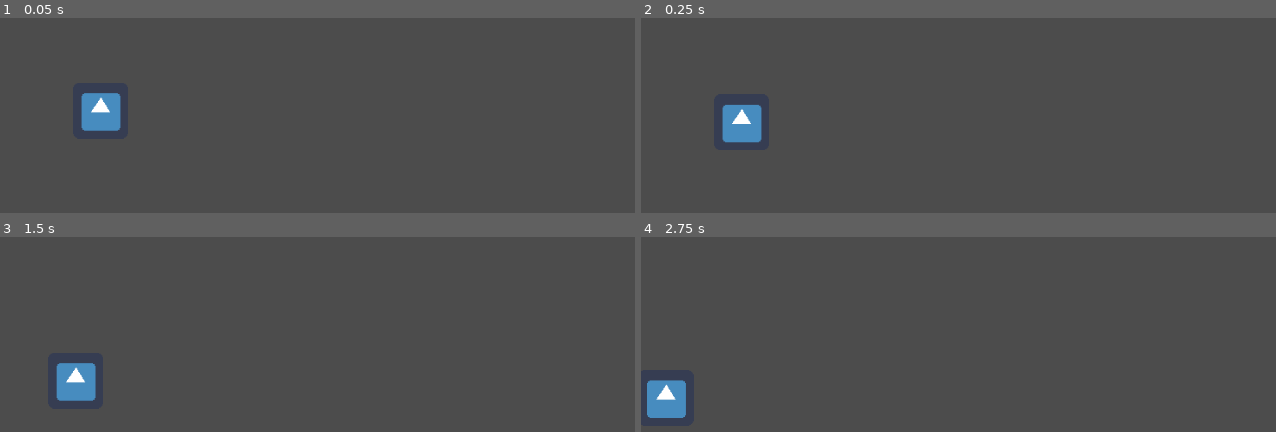
Above: before the commit, frames 1-4 (two rows, left to right).
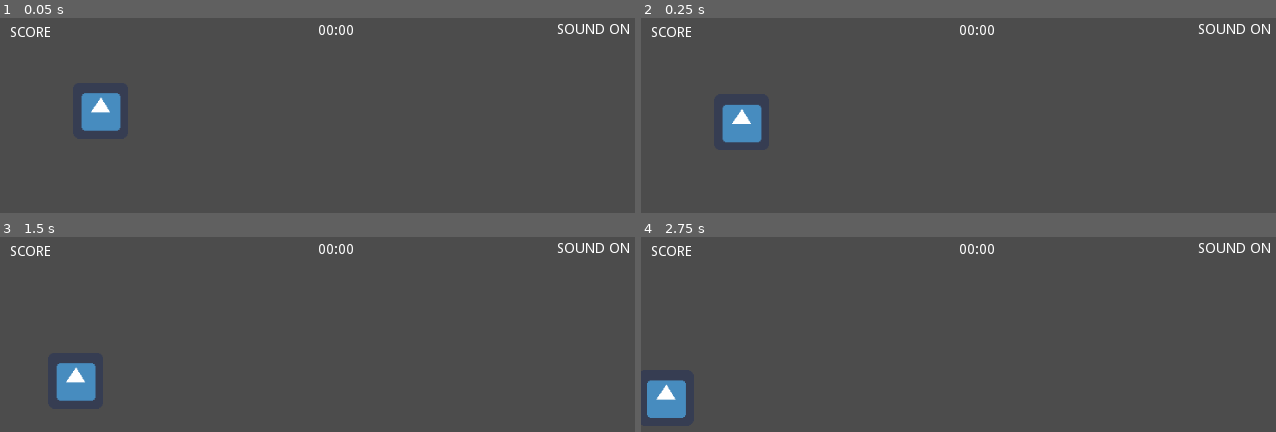
Above: after the commit, the same moments.

Repository: kerodekroma/pickaball-godot
Game: Godot game, scene res://scenes/Main.tscn
The game is run twice, just before and just after one commit, with the same random seed, the same clock (stepped at 60 frames per second) and the same inputs. Before the commit the project starts from res://Player.tscn. The engine's default icon, where the game draws it, is replaced by a stand-in: a white triangle on a blue panel in a dark square.
Inputs (mouse positions are in pixels of both pictures, inside the frame that each line leads up to):
- Up to frame 1 (0.05 s): no input
- Up to frame 2 (0.25 s): no input
- Up to frame 3 (1.5 s): move the mouse to (463, 363) at 0.52 s; hold D (move_right) 0.53-1.25 s; click (463, 363) at 0.67 s; drag from (190, 393) to (101, 326) at 1.27 s
- Up to frame 4 (2.75 s): move the mouse to (1022, 315) at 2.02 s; hold D (move_right) from 2.03 s (still down)

The runs differ from the first frame. In frame 1, 0.6% of the frame differs, in the area x 1-100%, y 3-10%; in frame 2, 0.6%; in frame 3, 0.6%; in frame 4, 0.6%.

Commit message:
feat: adding hud scene

Diff:
--- a/project.godot
+++ b/project.godot
@@ -11,7 +11,7 @@
 [application]
 
 config/name="Pickaball-godot"
-run/main_scene="res://Player.tscn"
+run/main_scene="res://scenes/Main.tscn"
 config/icon="res://icon.png"
 
 [debug]
--- /dev/null
+++ b/scenes/Main.tscn
@@ -0,0 +1,10 @@
+[gd_scene load_steps=3 format=2]
+
+[ext_resource path="res://scenes/Player.tscn" type="PackedScene" id=1]
+[ext_resource path="res://scenes/hud.tscn" type="PackedScene" id=2]
+
+[node name="Main" type="Node2D"]
+
+[node name="Player" parent="." instance=ExtResource( 1 )]
+
+[node name="HUD" parent="." instance=ExtResource( 2 )]
--- /dev/null
+++ b/scenes/hud.tscn
@@ -0,0 +1,36 @@
+[gd_scene format=2]
+
+[node name="Node2D" type="Node2D"]
+
+[node name="score" type="Label" parent="."]
+margin_left = 9.739
+margin_top = 10.4881
+margin_right = 50.739
+margin_bottom = 24.4881
+text = "SCORE"
+__meta__ = {
+"_edit_use_anchors_": false
+}
+
+[node name="timeout" type="Label" parent="."]
+margin_left = 316.143
+margin_top = 8.24069
+margin_right = 356.143
+margin_bottom = 22.2407
+text = "00:00"
+align = 1
+__meta__ = {
+"_edit_use_anchors_": false
+}
+
+[node name="sound" type="Label" parent="."]
+margin_left = 556.621
+margin_top = 7.49155
+margin_right = 629.621
+margin_bottom = 38.4915
+text = "SOUND ON
+"
+align = 2
+__meta__ = {
+"_edit_use_anchors_": false
+}
Renamed: Player.tscn -> scenes/Player.tscn
